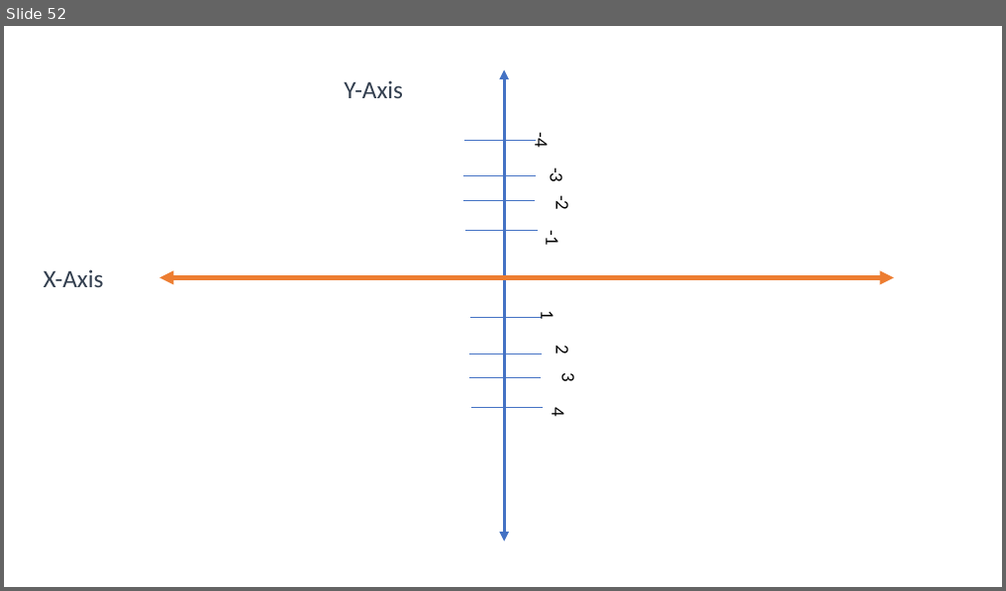
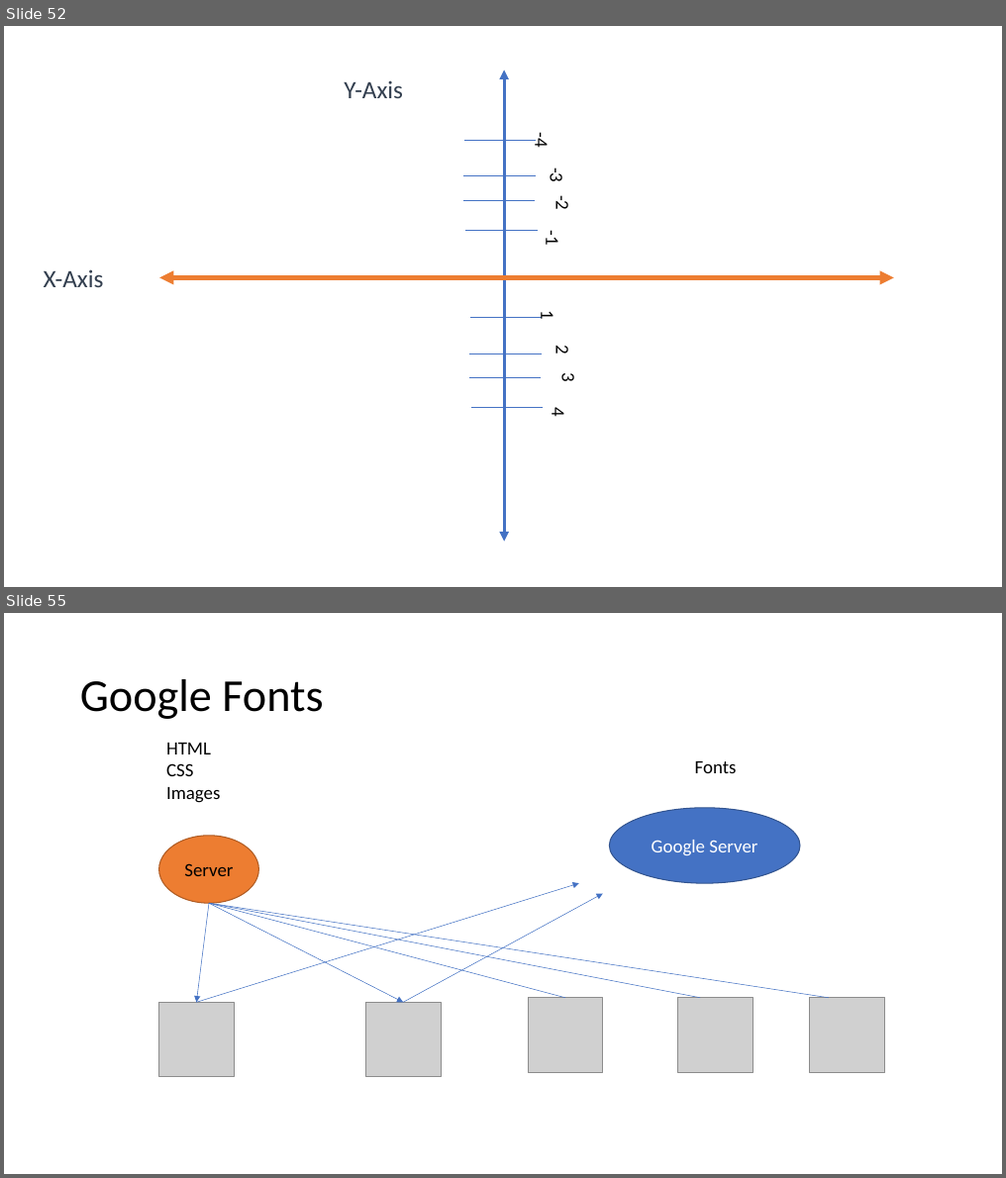
Before and after one commit to PiyushChaturvedii/Batch04, a slide deck: CSS.pptx. Shown one above the other, each under a label of ours: slide 52 before the commit, slides 52 and 55 after it; the slides between them are not shown. The pictures are 1006x591 and 1006x1178 pixels, drawn with LibreOffice and Linux fonts; fonts in the diff are those of the drawing; grey boxes stand for pictures. Boxes give left, top, right and bottom in pixels: in the first picture for what was removed or moved away, otherwise in the second. Text is boxed around its words. In the diff, an @@ line names an element or a change of style, - is before the commit and + after.

```diff
--- a/CSS.pptx
+++ b/CSS.pptx
@@ slide 55 added at (4,613,1002,1174), background #FFFFFF @@
@@ title added at (80,679,323,719), 44 pt, text #000000 @@
+Google Fonts
@@ text added at (166,743,220,803), 18 pt, text #000000 @@
+HTML
+CSS
+Images
@@ text added at (695,761,737,773), 18 pt, text #000000 @@
+Fonts
@@ ellipse added at (610,808,801,883), fill #4472C4, outline #325491 1 pt, 18 pt, text #FFFFFF @@
+Google Server
@@ ellipse added at (159,836,258,903), fill #ED7D31, outline #AF5C24 1 pt, 18 pt, text #000000 @@
+Server
@@ arrow added from (209, 903) to (196, 1002), #4472C4 0.5 pt @@
@@ arrow added from (196, 1002) to (579, 883), #4472C4 0.5 pt @@
@@ arrow added from (209, 903) to (403, 1002), #4472C4 0.5 pt @@
@@ line added from (209, 903) to (565, 998), #4472C4 0.5 pt @@
@@ line added from (209, 903) to (700, 998), #4472C4 0.5 pt @@
@@ line added from (209, 903) to (829, 998), #4472C4 0.5 pt @@
@@ arrow added from (403, 1002) to (603, 894), #4472C4 0.5 pt @@
@@ picture added at (528,998,603,1072) @@
@@ picture added at (678,998,752,1072) @@
@@ picture added at (810,998,884,1072) @@
@@ picture added at (159,1002,234,1077) @@
@@ picture added at (365,1002,441,1077) @@
```
Also in this commit, not shown: 12 other slides added, 9 other files.
